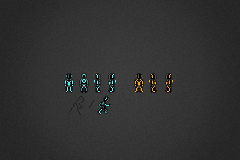
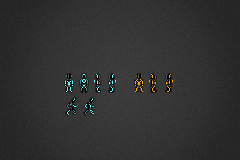
The second 240 × 160 image is a revision of the first. Changes to its layers:
added layer "blue right run 2" above "blue right run" over [83, 97, 96, 116]
painted on "blue right run" over [65, 96, 111, 116]
